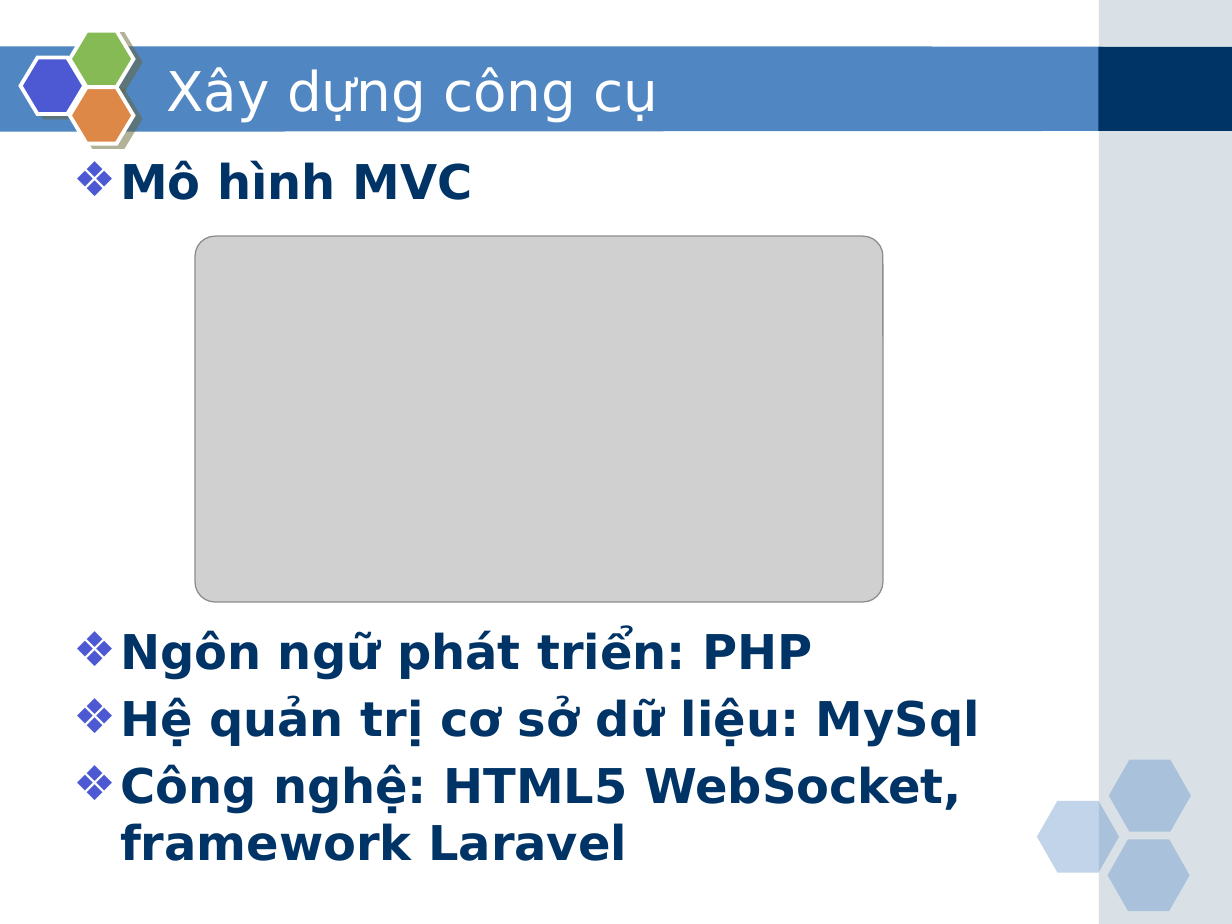
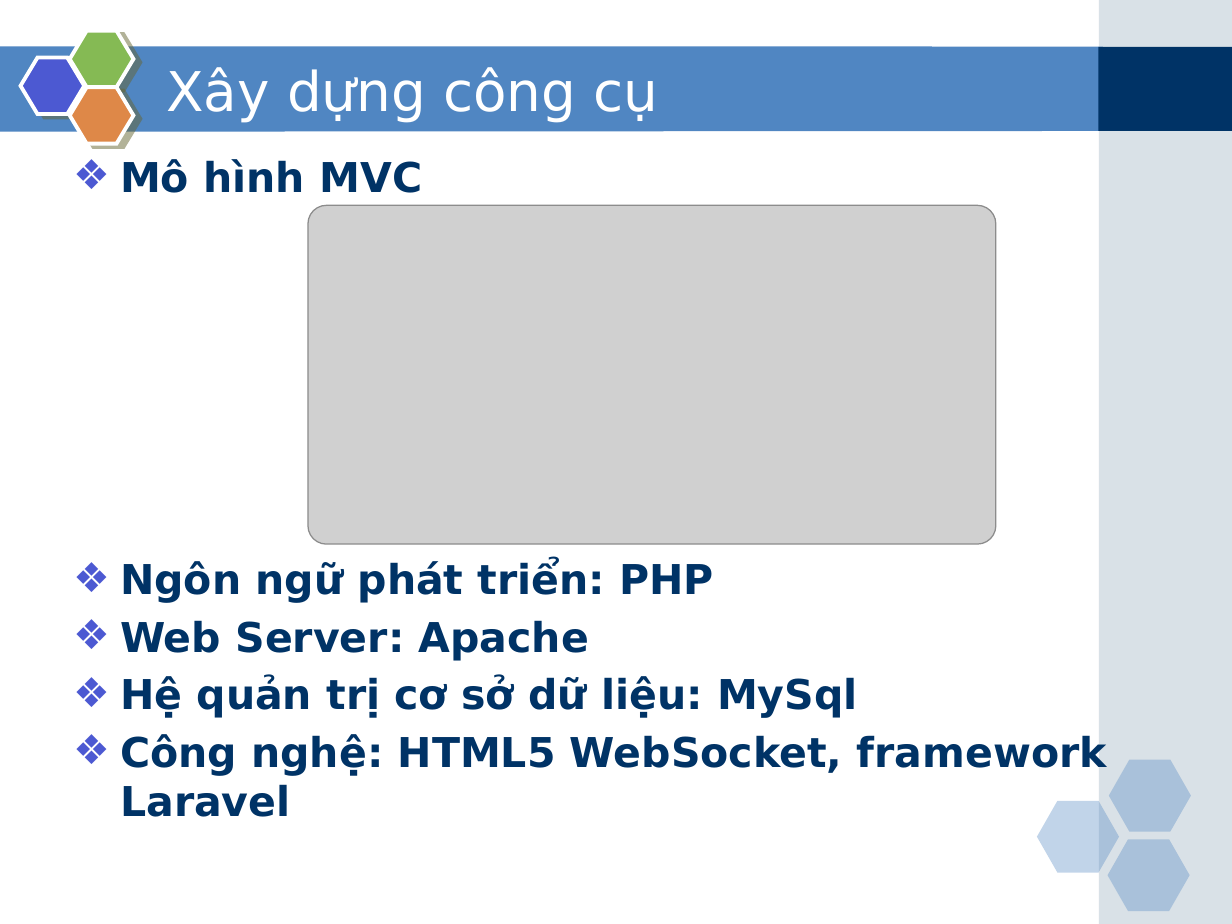
Before and after one commit to phamduong/graduation-project-agile-tool, a slide deck: slide 19 of Báo cáo/Slide bao cao.pptx. Drawn at 1232x924 pixels with LibreOffice and Linux fonts; fonts in the diff are those of the drawing; grey boxes stand for pictures. Boxes give left, top, right and bottom in pixels: in the first picture for what was removed or moved away, otherwise in the second. Text is boxed around its words. In the diff, an @@ line names an element or a change of style, - is before the commit and + after.

```diff
--- a/Báo cáo/Slide bao cao.pptx
+++ b/Báo cáo/Slide bao cao.pptx
@@ text at <box>120,159,1107,817</box>: size 28 to 24 pt in "Mô hình MVC", "Ngôn ngữ phát triển: PHP", "Hệ quản trị cơ sở dữ liệu: ...", "Công nghệ: HTML5 WebSocket, framework Laravel" @@
@@ picture: place and size @@
-picture at <box>195,237,882,602</box>
+picture at <box>308,206,995,545</box>
@@ text at <box>120,620,589,661</box>: paragraph added @@
+❖ Web Server: Apache
```
Also in this commit, not shown: 16 other slides changed, 24 other files.
